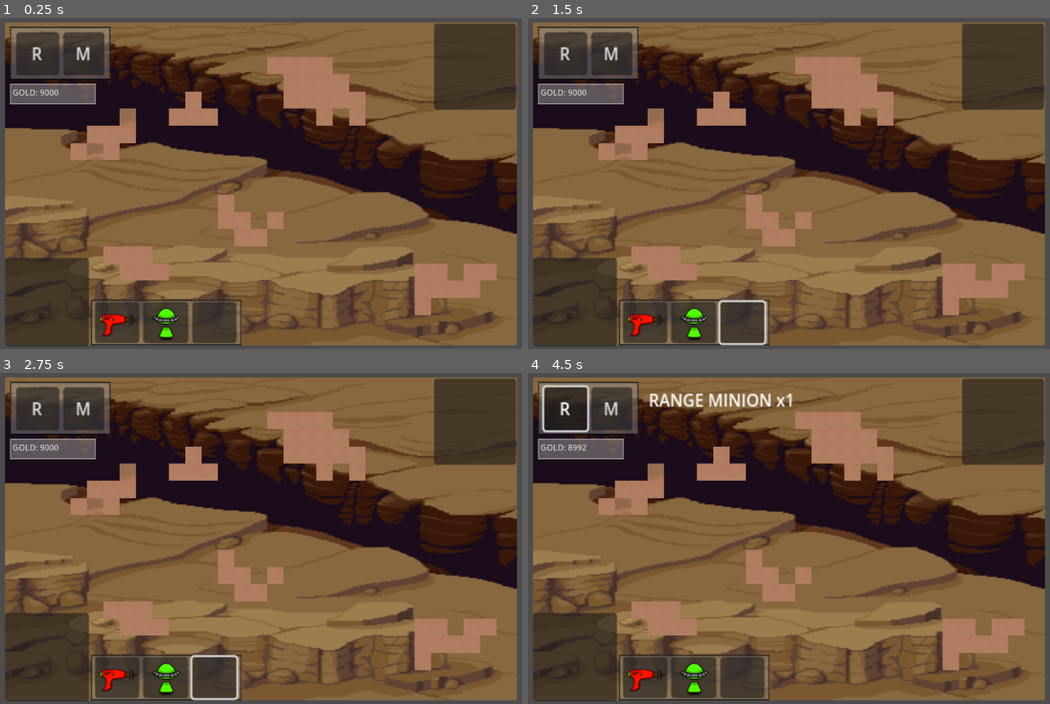
Above: before the commit, frames 1-4 (two rows, left to right).
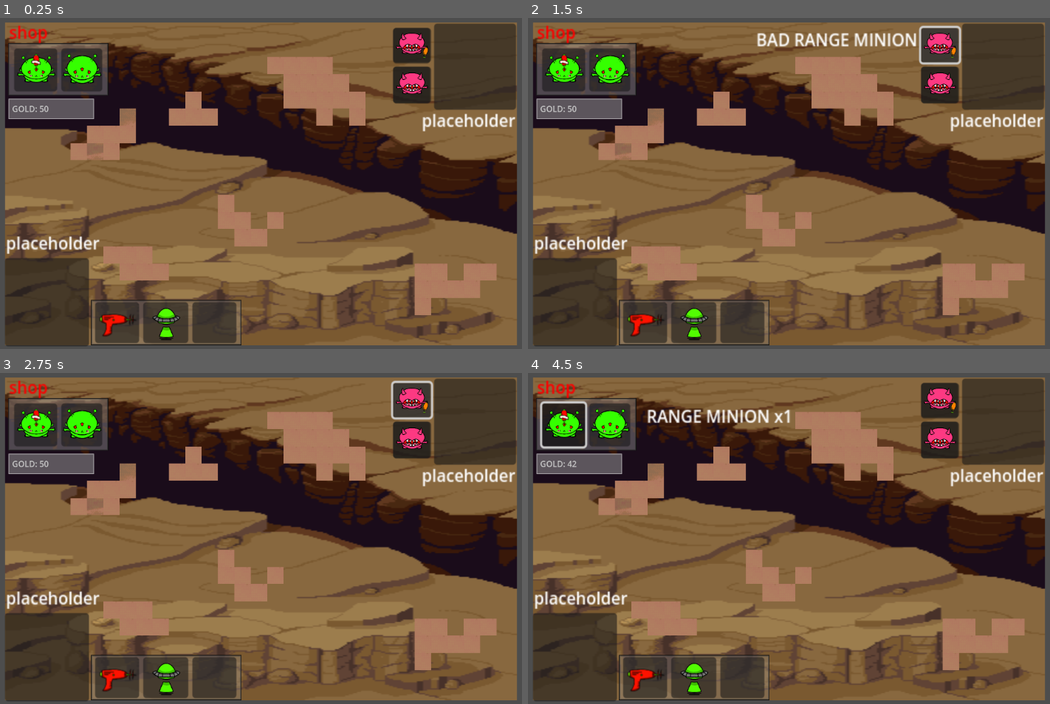
Above: after the commit, the same moments.

Repository: holonkai/GAMEJAM
Game: Godot game, scene res://GAMEJAM-main/main-ui/node_2d.tscn
Two runs of this game, one before a commit and one after it. Both use one fixed random seed, a clock stepped at 60 frames per second and the inputs below.
Inputs (mouse positions are in pixels of both pictures, inside the frame that each line leads up to):
- Up to frame 1 (0.25 s): no input
- Up to frame 2 (1.5 s): click (742, 322) at 0.5 s; click (940, 44) at 1.27 s
- Up to frame 3 (2.75 s): click (412, 399) at 2 s, where only the run after the commit has a clickable "BAD RANGE MINION"
- Up to frame 4 (4.5 s): click (940, 439) at 2.77 s; click (940, 439) at 3.5 s, where only the run after the commit has a clickable "BAD MELEE MINION"; click "R" at 4.25 s

The runs differ from the first frame. In frame 1, 6.6% of the frame differs, in the area x 1-99%, y 2-72%; in frame 2, 7.8%; in frame 3, 7.0%; in frame 4, 8.0%.

Commit message:
added Ui elements for enemy

Diff:
--- a/GAMEJAM-main/main-ui/node_2d.tscn
+++ b/GAMEJAM-main/main-ui/node_2d.tscn
@@ -1,10 +1,14 @@
-[gd_scene load_steps=11 format=4 uid="uid://b2qt0biuylxaf"]
+[gd_scene load_steps=15 format=4 uid="uid://b2qt0biuylxaf"]
 
 [ext_resource type="Script" uid="uid://vewhlig5jmkf" path="res://Scripts/main_ui.gd" id="1_0hol4"]
 [ext_resource type="Texture2D" uid="uid://d02xfdehptq5l" path="res://GAMEJAM-main/main-ui/mars-dunes-8col-16bit565-2.png" id="1_wtcfe"]
 [ext_resource type="Texture2D" uid="uid://5soa0xn4qsb3" path="res://GAMEJAM-main/main-ui/desert-backgorund.png" id="3_epypp"]
+[ext_resource type="Texture2D" uid="uid://dl7bjjn15numn" path="res://Sprites/onfieldmeleeminionfriend.png" id="3_og6uj"]
+[ext_resource type="Texture2D" uid="uid://ccbkgeuj0a76y" path="res://Sprites/newfriendrangeminion.png" id="3_wu8e6"]
+[ext_resource type="Texture2D" uid="uid://dedlfaugd2u5j" path="res://Sprites/bigguyonfieldrangeminion.png" id="4_1yk3q"]
 [ext_resource type="Texture2D" uid="uid://dueb0emu6agy2" path="res://GAMEJAM-main/main-ui/Untitled_2.png" id="5_kdubu"]
 [ext_resource type="Texture2D" uid="uid://001mhdv7my7w" path="res://GAMEJAM-main/main-ui/gun3.png" id="6_d21ai"]
+[ext_resource type="Texture2D" uid="uid://4u8lbih57n0m" path="res://Sprites/onfieldmeleeminion.png" id="6_o3b0i"]
 
 [sub_resource type="StyleBoxFlat" id="StyleBoxFlat_q6r6c"]
 bg_color = Color(0.615686, 0.615686, 0.615686, 0.403922)
@@ -375,28 +379,29 @@
 
 [node name="LittleGuyEconomy" type="Panel" parent="mainUI/background"]
 layout_mode = 1
-offset_left = 5.0
-offset_top = 4.0
-offset_right = 103.0
-offset_bottom = 53.0
+offset_left = 3.0
+offset_top = 18.525
+offset_right = 101.0
+offset_bottom = 67.525
 theme_override_styles/panel = SubResource("StyleBoxFlat_q6r6c")
 
 [node name="CanvasLayer" type="CanvasLayer" parent="mainUI/background/LittleGuyEconomy"]
 
 [node name="GoldLabel" type="Label" parent="mainUI/background/LittleGuyEconomy/CanvasLayer"]
-offset_left = 91.0
-offset_top = 134.0
-offset_right = 163.0
-offset_bottom = 183.0
+offset_left = 90.0
+offset_top = 166.0
+offset_right = 195.0
+offset_bottom = 215.0
 theme_override_colors/font_color = Color(1, 1, 1, 1)
-text = "gold: 2"
+text = "gold count
+"
 uppercase = true
 
 [node name="Panel" type="Panel" parent="mainUI/background/LittleGuyEconomy/CanvasLayer"]
-offset_left = 86.0
-offset_top = 129.0
-offset_right = 253.0
-offset_bottom = 169.0
+offset_left = 83.0
+offset_top = 158.0
+offset_right = 250.0
+offset_bottom = 198.0
 theme_override_styles/panel = SubResource("StyleBoxFlat_d21ai")
 
 [node name="shopbox" type="VBoxContainer" parent="mainUI/background/LittleGuyEconomy"]
@@ -419,6 +424,13 @@
 offset_right = 222.0
 offset_bottom = 23.0
 
+[node name="TextureRect" type="TextureRect" parent="mainUI/background/LittleGuyEconomy/shopbox/range minion"]
+layout_mode = 0
+offset_right = 144.0
+offset_bottom = 128.0
+scale = Vector2(0.3, 0.3)
+texture = ExtResource("3_wu8e6")
+
 [node name="shopbox2" type="VBoxContainer" parent="mainUI/background/LittleGuyEconomy"]
 layout_mode = 0
 offset_left = 52.0
@@ -437,6 +449,24 @@
 offset_left = 56.0
 offset_right = 175.0
 offset_bottom = 23.0
+
+[node name="TextureRect" type="TextureRect" parent="mainUI/background/LittleGuyEconomy/shopbox2/melee minion"]
+layout_mode = 0
+offset_left = -0.5
+offset_top = -0.199987
+offset_right = 133.5
+offset_bottom = 114.8
+scale = Vector2(0.3, 0.3)
+texture = ExtResource("3_og6uj")
+
+[node name="Label" type="Label" parent="mainUI/background/LittleGuyEconomy"]
+layout_mode = 0
+offset_left = 0.5
+offset_top = -22.325
+offset_right = 56.5
+offset_bottom = 0.674967
+theme_override_colors/font_color = Color(0.984314, 0, 0, 1)
+text = "shop"
 
 [node name="littleguy" type="Panel" parent="mainUI/background"]
 layout_mode = 1
@@ -447,6 +477,14 @@
 offset_right = 82.0
 offset_bottom = 1.0
 grow_vertical = 0
+
+[node name="littleguydialog" type="Label" parent="mainUI/background/littleguy"]
+layout_mode = 0
+offset_left = 0.5
+offset_top = -26.1497
+offset_right = 92.5
+offset_bottom = -3.1497
+text = "placeholder"
 
 [node name="bigguy" type="Panel" parent="mainUI/background"]
 layout_mode = 1
@@ -461,18 +499,74 @@
 
 [node name="TextureRect" type="TextureRect" parent="mainUI/background/bigguy"]
 layout_mode = 0
-offset_left = -1.0
-offset_top = -2.85
-offset_right = 157.0
-offset_bottom = 162.15
+offset_top = -3.8
+offset_right = 158.0
+offset_bottom = 161.2
 scale = Vector2(0.52, 0.52)
 
 [node name="BigGuyDialog" type="Label" parent="mainUI/background/bigguy"]
 layout_mode = 0
-offset_left = -82.0
-offset_top = 3.0
-offset_right = -6.0
-offset_bottom = 26.0
+offset_left = -12.5
+offset_top = 77.9001
+offset_right = 79.5
+offset_bottom = 100.9
+text = "placeholder"
+
+[node name="evilrangeminion" type="Panel" parent="mainUI/background/bigguy"]
+layout_mode = 0
+offset_left = -40.5
+offset_top = 4.27501
+offset_right = -4.5
+offset_bottom = 37.275
+
+[node name="evil range minion" type="Button" parent="mainUI/background/bigguy/evilrangeminion"]
+layout_mode = 0
+offset_right = 37.0
+offset_bottom = 32.0
+
+[node name="EvilRangePopup" type="Label" parent="mainUI/background/bigguy/evilrangeminion/evil range minion"]
+layout_mode = 0
+offset_left = -161.0
+offset_top = -1.425
+offset_right = -117.0
+offset_bottom = 21.575
+
+[node name="TextureRect" type="TextureRect" parent="mainUI/background/bigguy/evilrangeminion/evil range minion"]
+layout_mode = 0
+offset_left = -2.0
+offset_top = -3.80001
+offset_right = 164.0
+offset_bottom = 151.2
+scale = Vector2(0.25, 0.25)
+texture = ExtResource("4_1yk3q")
+
+[node name="evilmeleeminion" type="Panel" parent="mainUI/background/bigguy"]
+layout_mode = 0
+offset_left = -40.0
+offset_top = 39.9001
+offset_right = -4.0
+offset_bottom = 73.9001
+
+[node name="evil melee minion" type="Button" parent="mainUI/background/bigguy/evilmeleeminion"]
+layout_mode = 0
+offset_right = 37.0
+offset_bottom = 34.0
+
+[node name="EvilMeleePopup" type="Label" parent="mainUI/background/bigguy/evilmeleeminion/evil melee minion"]
+layout_mode = 0
+offset_left = -158.0
+offset_top = -36.1001
+offset_right = -118.0
+offset_bottom = -13.1001
+
+[node name="TextureRect" type="TextureRect" parent="mainUI/background/bigguy/evilmeleeminion/evil melee minion"]
+layout_mode = 0
+offset_left = -0.5
+offset_top = 0.475002
+offset_right = 148.5
+offset_bottom = 131.475
+scale = Vector2(0.25, 0.24)
+texture = ExtResource("6_o3b0i")
 
 [node name="skills" type="Panel" parent="mainUI/background"]
 layout_mode = 1
@@ -522,10 +616,10 @@
 
 [node name="UltPopup" type="Label" parent="mainUI/background/skills/VBoxContainer2/buttonult"]
 layout_mode = 0
-offset_left = -134.0
-offset_top = -81.0
-offset_right = -56.0
-offset_bottom = -41.0
+offset_left = 99.0
+offset_top = -2.07459
+offset_right = 177.0
+offset_bottom = 37.9254
 
 [node name="VBoxContainer3" type="VBoxContainer" parent="mainUI/background/skills"]
 layout_mode = 0
@@ -550,10 +644,10 @@
 
 [node name="SkillPopup" type="Label" parent="mainUI/background/skills/VBoxContainer3/Buttonskill"]
 layout_mode = 0
-offset_left = -88.0
-offset_top = -83.0
-offset_right = -6.0
-offset_bottom = -41.0
+offset_left = 145.0
+offset_top = -3.97459
+offset_right = 227.0
+offset_bottom = 38.0254
 
 [node name="TileMapLayer" type="TileMapLayer" parent="."]
 position = Vector2(-242, -146)
@@ -563,5 +657,7 @@
 
 [connection signal="button_down" from="mainUI/background/LittleGuyEconomy/shopbox/range minion" to="mainUI" method="_on_range_minion_button_down"]
 [connection signal="button_down" from="mainUI/background/LittleGuyEconomy/shopbox2/melee minion" to="mainUI" method="_on_melee_minion_button_down"]
+[connection signal="button_down" from="mainUI/background/bigguy/evilrangeminion/evil range minion" to="mainUI" method="_on_evil_range_minion_button_down"]
+[connection signal="button_down" from="mainUI/background/bigguy/evilmeleeminion/evil melee minion" to="mainUI" method="_on_evil_melee_minion_button_down"]
 [connection signal="button_down" from="mainUI/background/skills/VBoxContainer2/buttonult" to="mainUI" method="_on_buttonult_button_down"]
 [connection signal="button_down" from="mainUI/background/skills/VBoxContainer3/Buttonskill" to="mainUI" method="_on_buttonskill_button_down"]
--- a/Prefabs/enemy.tscn
+++ b/Prefabs/enemy.tscn
@@ -18,7 +18,7 @@
 [node name="Sprite2D" type="Sprite2D" parent="."]
 position = Vector2(-1.00002, -9)
 rotation = 4.71239
-scale = Vector2(0.190566, 0.190566)
+scale = Vector2(0.38, 0.38)
 texture = ExtResource("2_lgw76")
 
 [node name="CollisionShape2D" type="CollisionShape2D" parent="."]
--- a/Prefabs/minion.tscn
+++ b/Prefabs/minion.tscn
@@ -1,7 +1,7 @@
 [gd_scene load_steps=6 format=3 uid="uid://wsbyuab5gqmv"]
 
 [ext_resource type="Script" uid="uid://cf2med7k4bkni" path="res://Scripts/Minion.gd" id="1_20mgi"]
-[ext_resource type="Texture2D" uid="uid://cbldfhx6iiq5c" path="res://Sprites/icon.svg" id="2_777tc"]
+[ext_resource type="Texture2D" uid="uid://dl7bjjn15numn" path="res://Sprites/onfieldmeleeminionfriend.png" id="2_bh24m"]
 
 [sub_resource type="CircleShape2D" id="CircleShape2D_q6r6c"]
 radius = 27.074
@@ -24,8 +24,9 @@
 
 [node name="Icon" type="Sprite2D" parent="."]
 position = Vector2(-1, -21)
+rotation = 1.5708
 scale = Vector2(0.382813, 0.382813)
-texture = ExtResource("2_777tc")
+texture = ExtResource("2_bh24m")
 
 [node name="CollisionShape2D" type="CollisionShape2D" parent="."]
 position = Vector2(-2, -22)
--- a/Scripts/main_ui.gd
+++ b/Scripts/main_ui.gd
@@ -1,6 +1,6 @@
 extends Control
 
-var gold: int=9000
+var gold: int=50
 
 
 @onready var gold_label = $background/LittleGuyEconomy/CanvasLayer/GoldLabel
@@ -100,3 +100,28 @@
 
 		await get_tree().create_timer(0.5).timeout
 		ult_pop_up.visible = false
+
+
+
+
+
+
+@onready var evil_range_minion_pop_up = $"background/bigguy/evilrangeminion/evil range minion/EvilRangePopup"
+func _on_evil_range_minion_button_down() -> void:
+	evil_range_minion_pop_up.text = "BAD RANGE MINION"
+	evil_range_minion_pop_up.visible = true
+
+	await get_tree().create_timer(0.5).timeout
+
+	evil_range_minion_pop_up.visible = false
+
+
+
+@onready var evil_melee_minion_pop_up = $"background/bigguy/evilmeleeminion/evil melee minion/EvilMeleePopup"
+func _on_evil_melee_minion_button_down() -> void:
+	evil_melee_minion_pop_up.text = "BAD MELEE MINION"
+	evil_melee_minion_pop_up.visible = true
+
+	await get_tree().create_timer(0.5).timeout
+
+	evil_melee_minion_pop_up.visible = false
Binary file added: Sprites/newfriendrangeminion.png
Not shown, added: Sprites/newfriendrangeminion.png.import
Binary file added: Sprites/onfieldmeleeminionfriend.png
Not shown, added: Sprites/onfieldmeleeminionfriend.png.import
